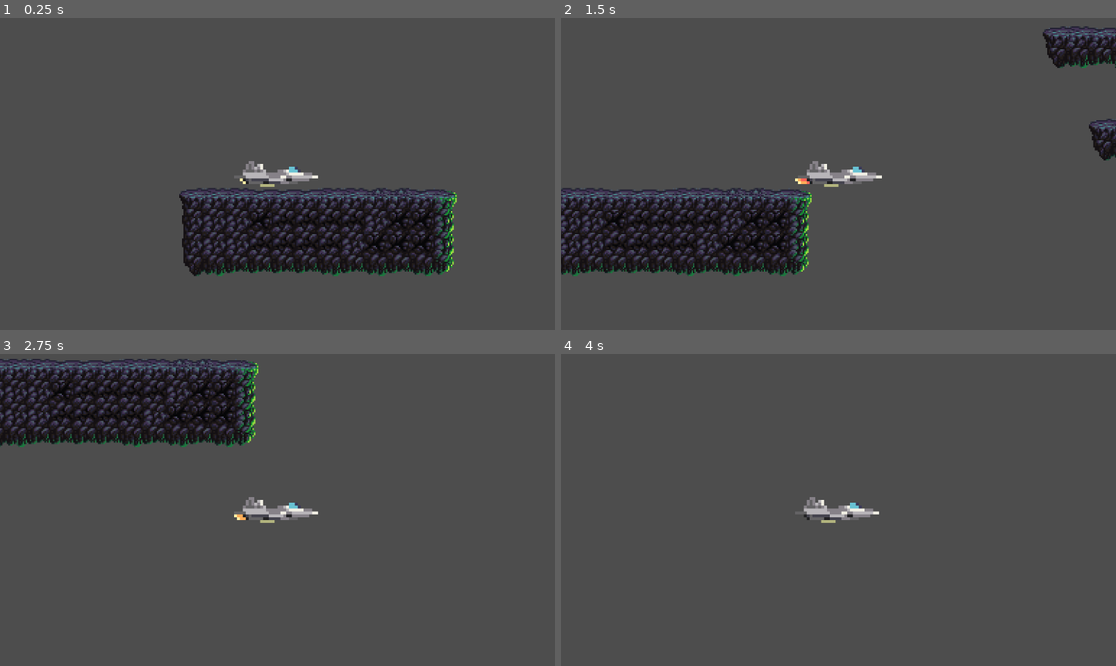
Above: before the commit, frames 1-4 (two rows, left to right).
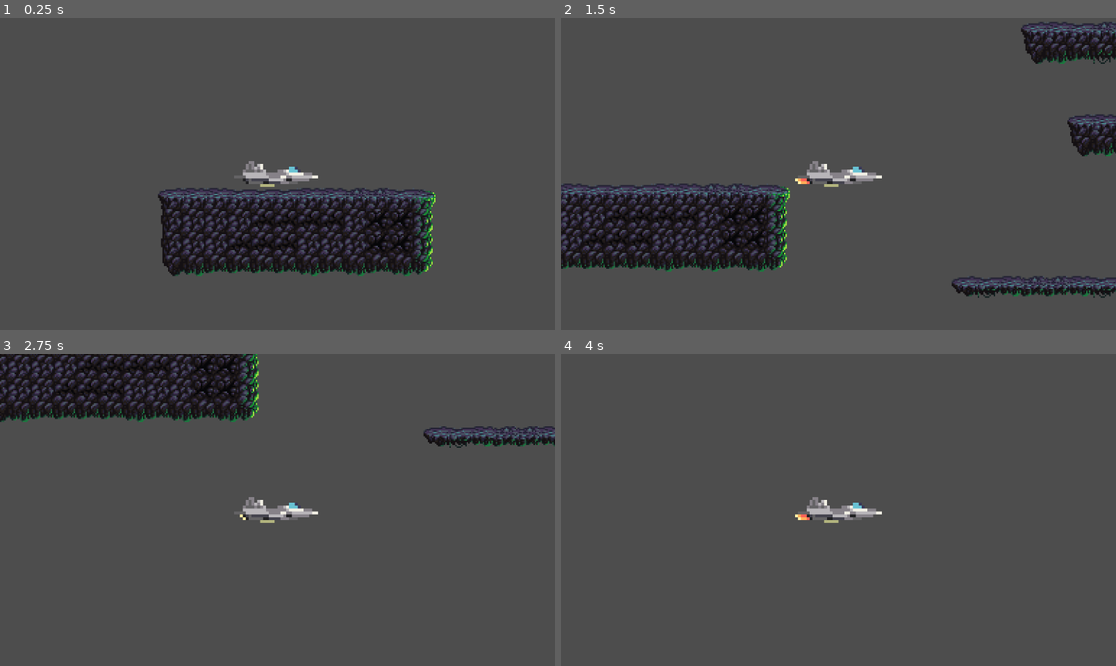
Above: after the commit, the same moments.

Repository: eddbra73/92005-Internal
Game: Godot game, scene res://scenes/Base Game.tscn
Same seed, same stepped clock (60 frames per second), same inputs: the game is played once before the commit and once after it.
Inputs:
- Up to frame 1 (0.25 s): no input
- Up to frame 2 (1.5 s): tap Enter (ui_accept) at 0.5, 0.77 s; hold Right (ui_right) from 0.53 s (still down)
- Up to frame 3 (2.75 s): tap Enter (ui_accept) at 1.52 s; release Right (ui_right) at 2.03 s; hold Left (ui_left) from 2.03 s (still down)
- Up to frame 4 (4 s): release Left (ui_left) at 2.78 s; hold Right (ui_right) from 2.78 s (still down); tap Enter (ui_accept) at 3.02, 3.77 s

The runs differ from the first frame. In frame 1, 7.6% of the frame differs, in the area x 28-83%, y 51-83%; in frame 2, 11%, in the area x 0-100%, y 1-90%; in frame 3, 10%; in frame 4, 0.3%.

Commit message:
v1.5
ggg

Diff:
--- a/Scripts/player_controls.gd
+++ b/Scripts/player_controls.gd
@@ -2,7 +2,7 @@
 
 
 const SPEED = 300.0
-const JUMP_VELOCITY = -400.0
+const JUMP_VELOCITY = -450.0
 
 # Get the gravity from the project settings to be synced with RigidBody nodes.
 var gravity = ProjectSettings.get_setting("physics/2d/default_gravity")
--- a/scenes/Base Game.tscn
+++ b/scenes/Base Game.tscn
@@ -513,8 +513,8 @@
 scale = Vector2(2, 2)
 tile_set = SubResource("TileSet_m64xf")
 format = 2
-layer_0/tile_data = PackedInt32Array(983087, 0, 0, 983088, 6 …(1170 unchanged characters)… 8425, 0, 2, 1507355, 65536, 1, 1507356, 196608, 1, 1507357, 131072, 1, 1507358, 131072, 1, 1507359, 131072, 1, 1507361, 65536, 1, 1507360, 131072, 1, 1507363, 196608, 1, 1572898, 196608, 1, 1572896, 65536, 1, 1572893, 131072, 1, 1572892, 131072, 1, 1572894, 131072, 1, 1572891, 65536, 1, 1572890, 65536, 1, 1441823, 65536, 0, 1441825, 196608, 0, 1441828, 262144, 0, 1572895, 131072, 1, 1507354, 65536, 1, 1572899, 196608, 1, 1572897, 196608, 1, 1507362, 196608, 1, 1572889, 0, 1)
+layer_0/tile_data = PackedInt32Array(983087, 0, 0, 983088, 6 …(1170 unchanged characters)… 8425, 0, 2, 1507355, 65536, 1, 1507356, 65536, 1, 1507357, 131072, 1, 1507358, 131072, 1, 1507359, 131072, 1, 1507361, 65536, 1, 1507360, 131072, 1, 1507363, 196608, 1, 1572898, 196608, 1, 1572896, 65536, 1, 1572893, 131072, 1, 1572892, 131072, 1, 1572894, 131072, 1, 1572891, 65536, 1, 1572890, 65536, 1, 1441823, 65536, 0, 1441825, 196608, 0, 1441828, 262144, 0, 1572895, 65536, 1, 1507354, 65536, 1, 1572899, 196608, 1, 1572897, 65536, 1, 1507362, 196608, 1, 1572889, 0, 1, 1703980, 196608, 3, 1703981, 327680, 5, 1703982, 65536, 3, 1703983, 393216, 5, 1703984, 393216, 5, 1703985, 65536, 3, 1703986, 327680, 5, 1703987, 65536, 3, 1703988, 327680, 5, 1703989, 262144, 3)
 
 [node name="CharacterBody2D" parent="." instance=ExtResource("2_gx0ac")]
-position = Vector2(201, 389)
+position = Vector2(230, 398)
 script = ExtResource("3_hvi8v")
--- a/scenes/player.tscn
+++ b/scenes/player.tscn
@@ -7,8 +7,8 @@
 
 
 const SPEED = 200.0
-const JUMP_VELOCITY = -350.0
-const UP = -200.0
+const JUMP_VELOCITY = -400.0
+const UP = -250.0
 
 # Get the gravity from the project settings to be synced with RigidBody nodes.
 var gravity = ProjectSettings.get_setting(\"physics/2d/default_gravity\")
@@ -74,7 +74,7 @@
 height = 114.0
 
 [node name="CharacterBody2D" type="CharacterBody2D"]
-position = Vector2(458, 356)
+position = Vector2(462, 352)
 script = SubResource("GDScript_r6k45")
 metadata/_edit_group_ = true
 
@@ -83,7 +83,8 @@
 sprite_frames = SubResource("SpriteFrames_iges3")
 animation = &"new_animation"
 autoplay = "new_animation"
-frame_progress = 0.498031
+frame = 3
+frame_progress = 0.748029
 
 [node name="Camera2D" type="Camera2D" parent="AnimatedSprite2D"]
 zoom = Vector2(1.5, 1.5)
